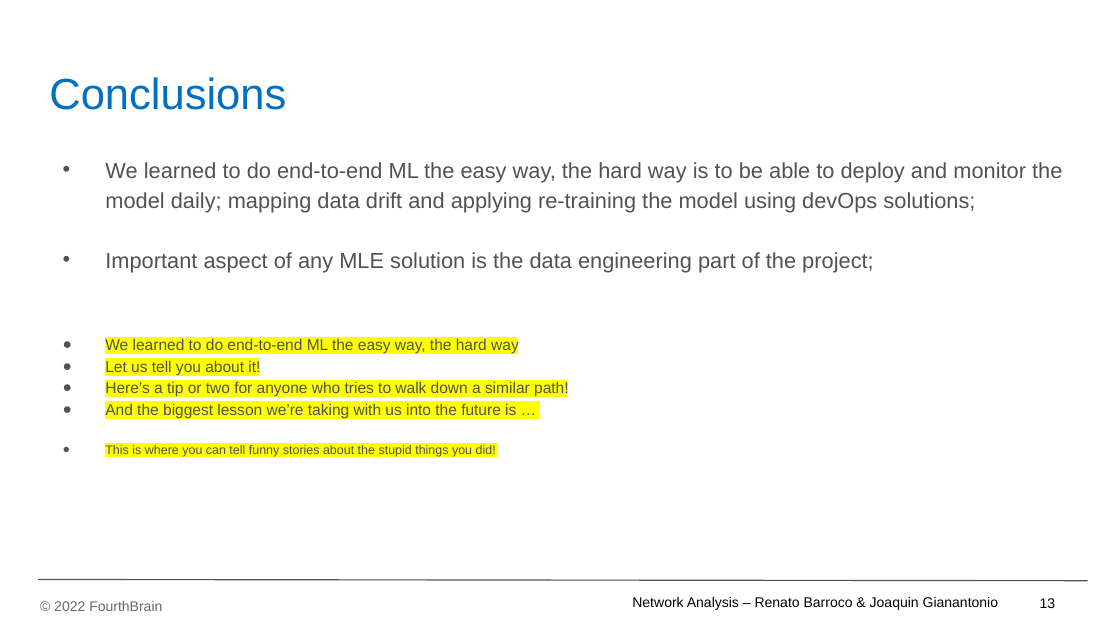
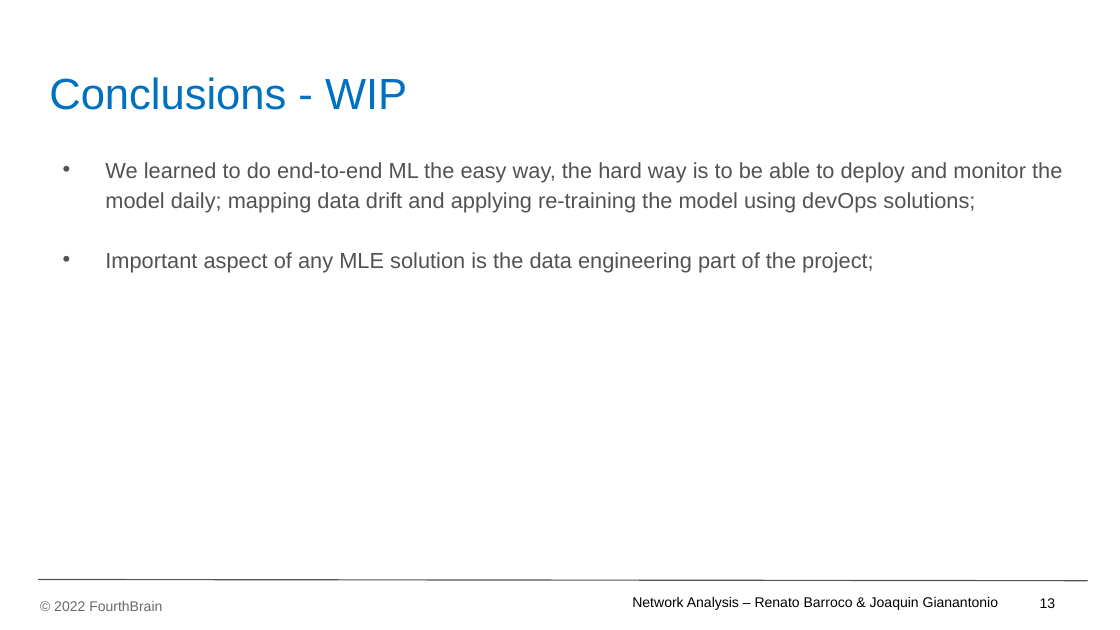
Before and after one commit to JoaquinGianan/network-analytics, a slide deck: slide 14 of powerpoint/Network Analysis - MLE Capstone Presentation_v06.pptx. Drawn at 1120x630 pixels with LibreOffice and Linux fonts; fonts in the diff are those of the drawing; background and template pictures are left out. Boxes give left, top, right and bottom in pixels: in the first picture for what was removed or moved away, otherwise in the second. Text is boxed around its words. In the diff, an @@ line names an element or a change of style, - is before the commit and + after.

```diff
--- a/powerpoint/Network Analysis - MLE Capstone Presentation_v06.pptx
+++ b/powerpoint/Network Analysis - MLE Capstone Presentation_v06.pptx
@@ title at <box>49,77,407,110</box>: text changed @@
-Conclusions
+Conclusions - WIP
@@ text at <box>105,338,568,457</box>: paragraphs removed @@
-● We learned to do end-to-end ML the easy way, the hard way
-● Let us tell you about it!
-● Here’s a tip or two for anyone who tries to walk down a similar path!
-● And the biggest lesson we’re taking with us into the future is …
-● This is where you can tell funny stories about the stupid things you did!
```
Also in this commit, not shown: 8 other slides changed, 1 other file.
